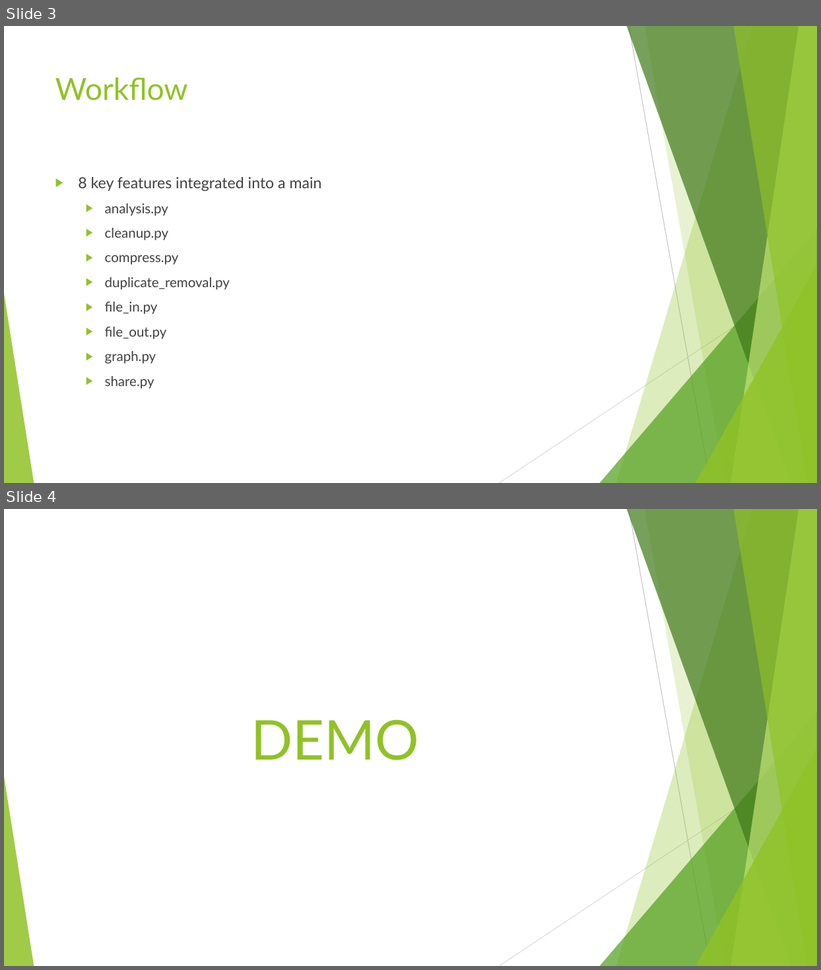
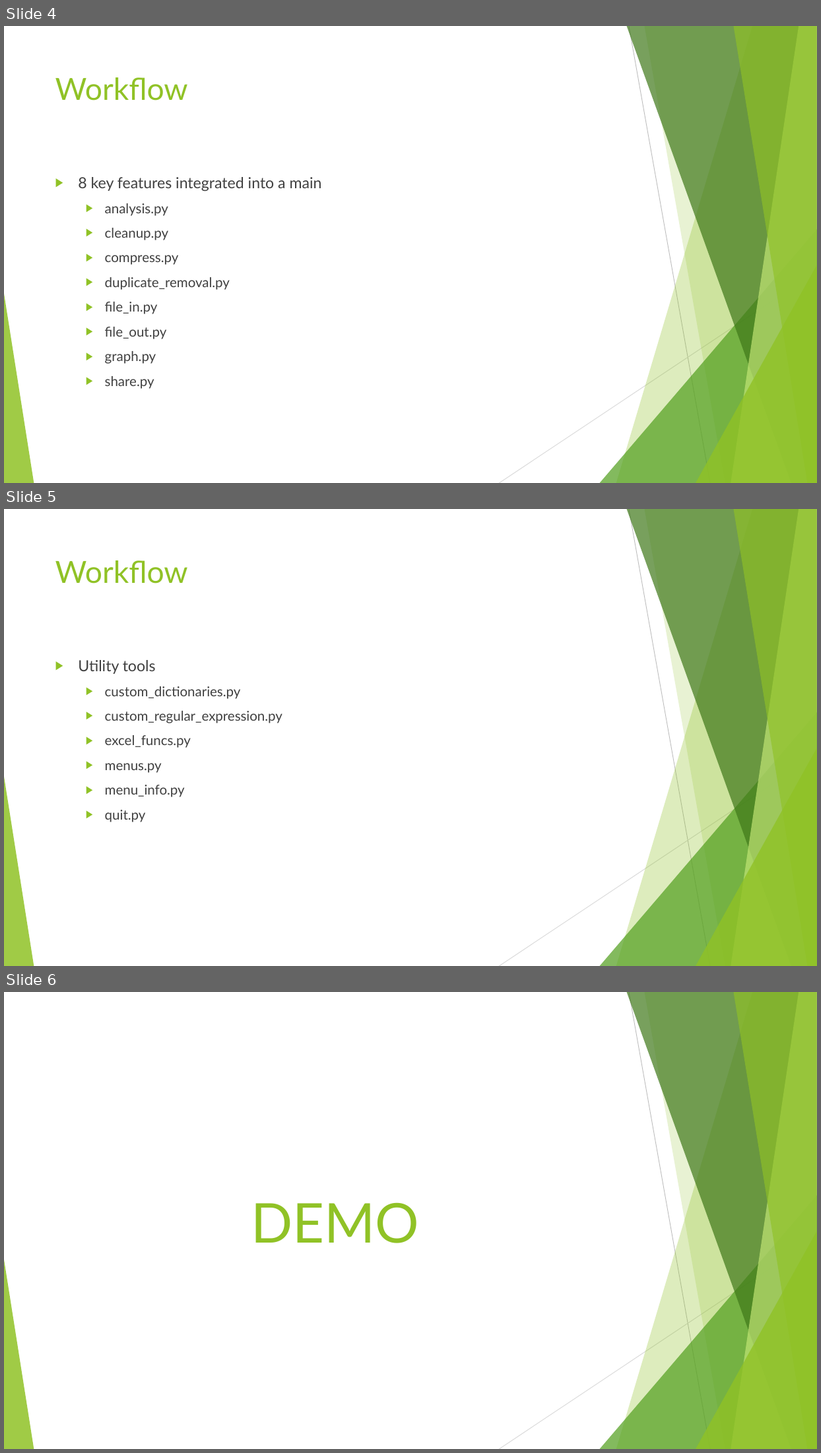
Before and after one commit to sydneyfowler/CS3030, a slide deck: presentation.pptx. Shown one above the other, each under a label of ours: slides 3 and 4 before the commit, slides 4, 5 and 6 after it. The pictures are 821x970 and 821x1453 pixels, drawn with LibreOffice and Linux fonts; fonts in the diff are those of the drawing. Boxes give left, top, right and bottom in pixels: in the first picture for what was removed or moved away, otherwise in the second. Text is boxed around its words. In the diff, an @@ line names an element or a change of style, - is before the commit and + after.

```diff
--- a/presentation.pptx
+++ b/presentation.pptx
@@ slide 5 added at [4,509,817,966], background #FFFFFF; not listed: 10 template elements that a slide beside it also shows @@
@@ title added at [55,560,188,584], 36 pt, text #90C226 @@
+Workflow
@@ text added at [78,660,283,823], 16 pt, text #404040 @@
+▶ Utility tools
+  ▶ custom_dictionaries.py
+  ▶ custom_regular_expression.py
+  ▶ excel_funcs.py
+  ▶ menus.py
+  ▶ menu_info.py
+  ▶ quit.py
@@ what was slide 3 is now slide 4 @@
@@ what was slide 4 is now slide 6 @@
```
Also in this commit, not shown: 2 slides changed, 1 other slide added, 1 other file.
